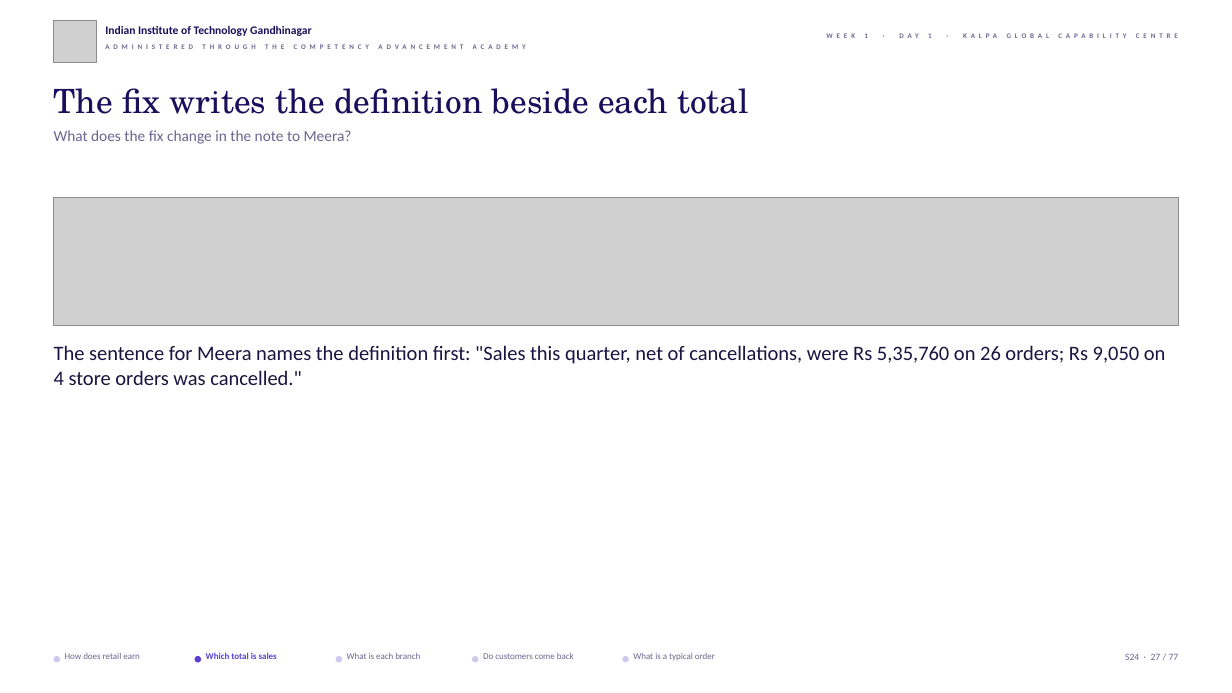
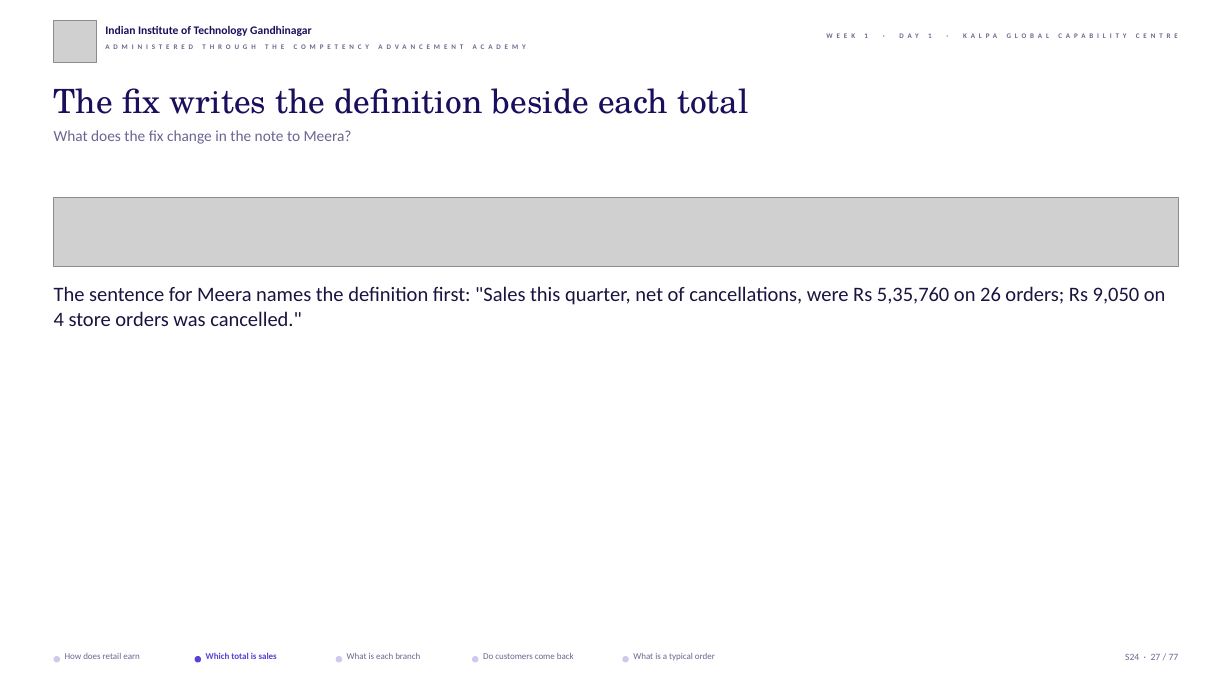
Before and after one commit to fde-academy-lab/c2-content-factory, a slide deck: slide 27 of content/W01/D1/slides/C2_W01_D01_half1_STUDENT.pptx. Drawn at 1232x693 pixels with LibreOffice and Linux fonts; fonts in the diff are those of the drawing; grey boxes stand for pictures; background and template pictures are left out. Boxes give left, top, right and bottom in pixels: in the first picture for what was removed or moved away, otherwise in the second. Text is boxed around its words. In the diff, an @@ line names an element or a change of style, - is before the commit and + after.

```diff
--- a/content/W01/D1/slides/C2_W01_D01_half1_STUDENT.pptx
+++ b/content/W01/D1/slides/C2_W01_D01_half1_STUDENT.pptx
@@ picture: place and size @@
-picture at box(54, 198, 1178, 325)
+picture at box(54, 198, 1178, 266)
@@ text "The sentence for Meera names ...": place and size @@
-text "The sentence for Meera names ..." at box(54, 345, 1166, 385)
+text "The sentence for Meera names ..." at box(54, 286, 1166, 326)
```
Also in this commit, not shown: 23 other slides changed, 3 other files.
